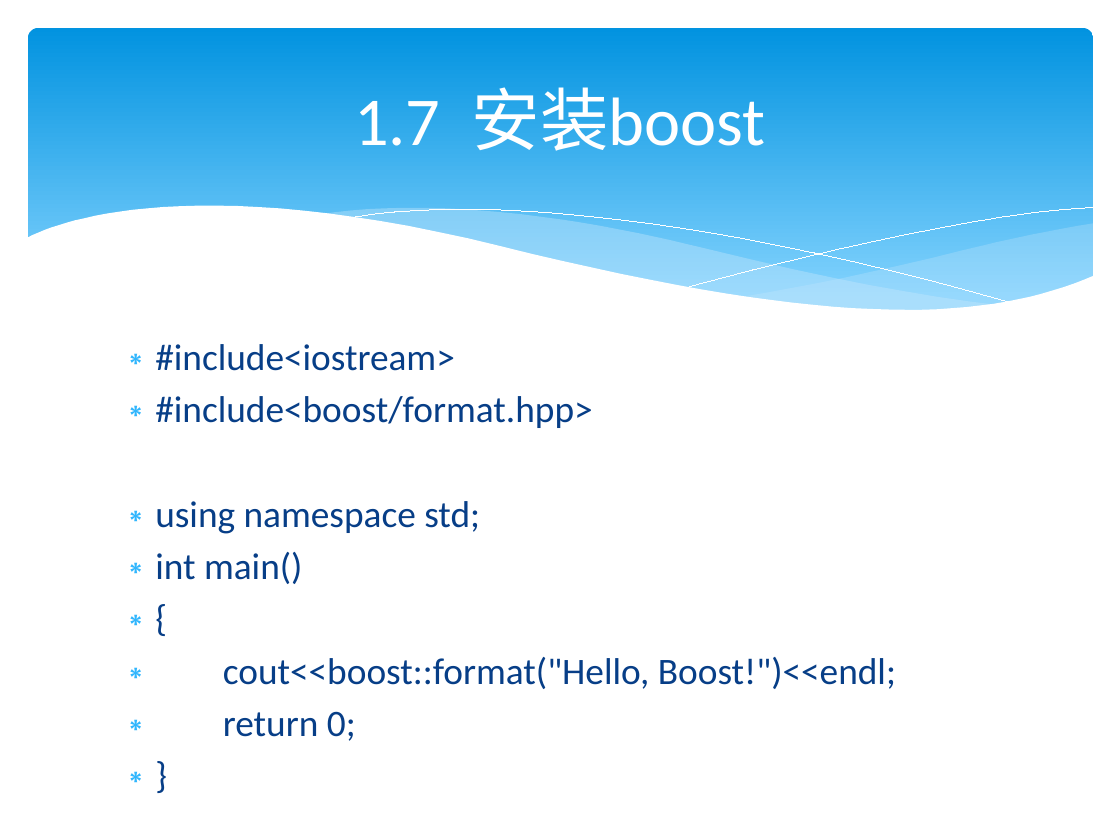
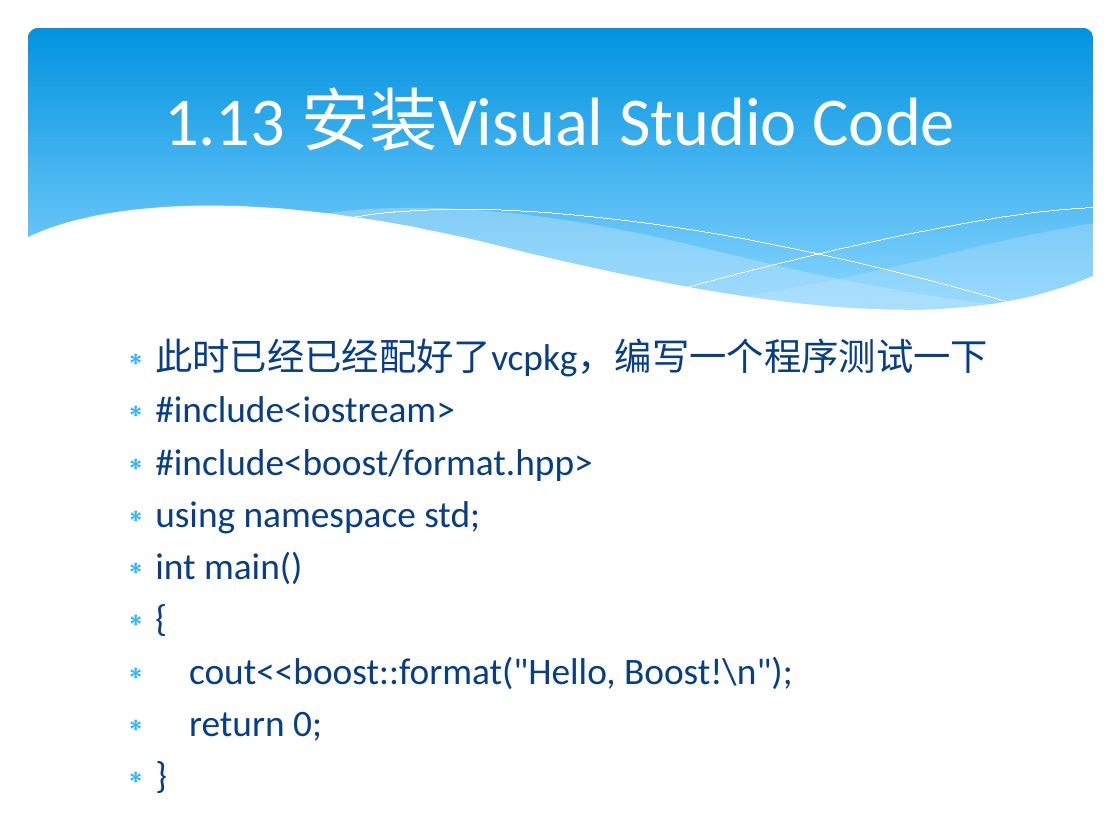
Before and after one commit to lamplight8/cpp, a slide deck: slide 145 of ppt/ch01_绪论.pptx (slide 92 before the commit). Drawn at 1120x840 pixels with LibreOffice and Linux fonts; fonts in the diff are those of the drawing. Boxes give left, top, right and bottom in pixels: in the first picture for what was removed or moved away, otherwise in the second. Text is boxed around its words. In the diff, an @@ line names an element or a change of style, - is before the commit and + after.

```diff
--- a/ppt/ch01_绪论.pptx
+++ b/ppt/ch01_绪论.pptx
@@ title at (164,87,955,151): text changed @@
-1.7 安装boost
+1.13 安装Visual Studio Code
@@ text at (155,338,988,377): paragraph added @@
+∗ 此时已经已经配好了vcpkg，编写一个程序测试一下
@@ text at (189,657,793,689): text changed @@
-∗ cout<<boost::format("Hello, Boost!")<<endl;
+∗ cout<<boost::format("Hello, Boost!\n");
```
Also in this commit, not shown: 76 other slides changed, 53 slides added, 32 slides removed, 43 other files.
